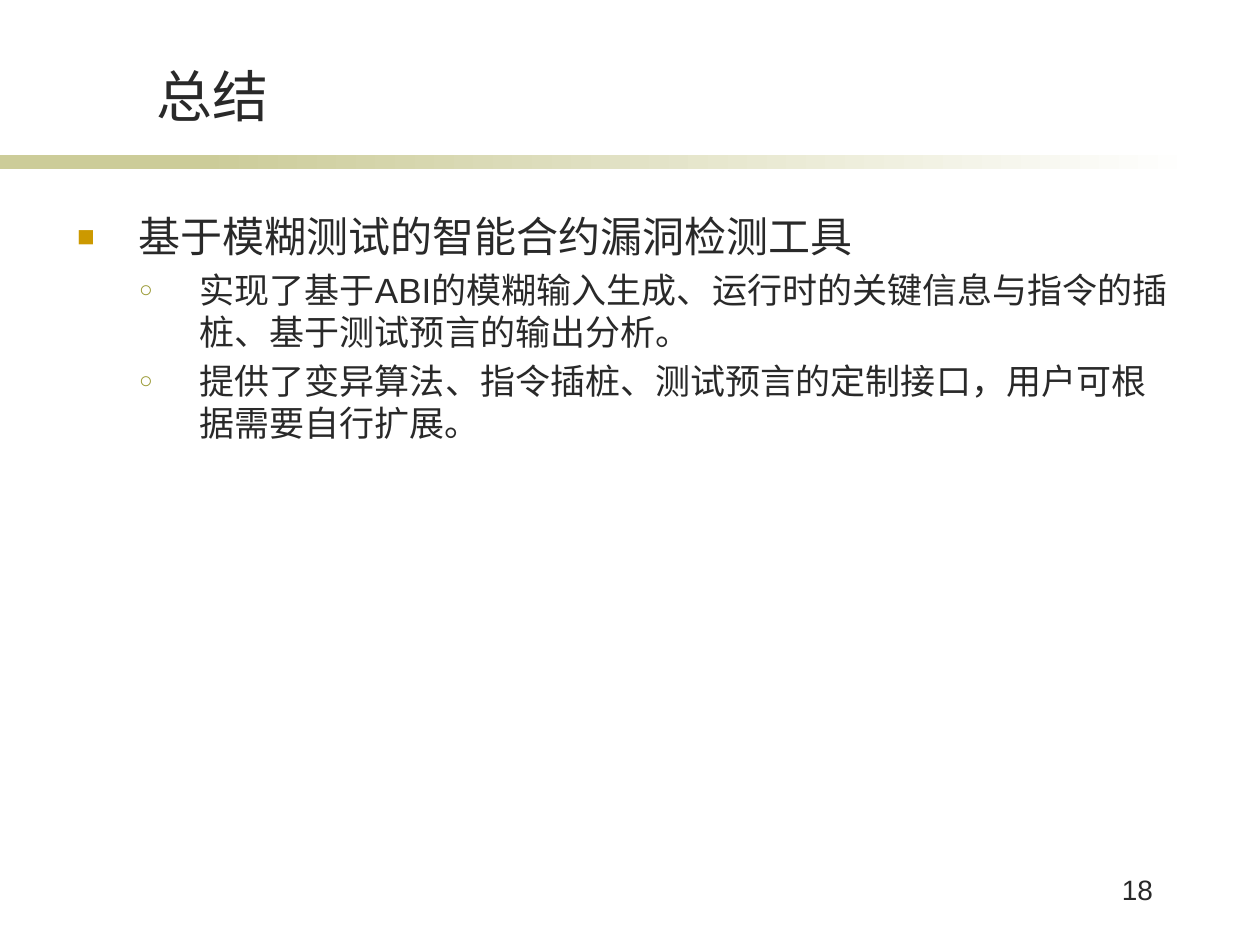
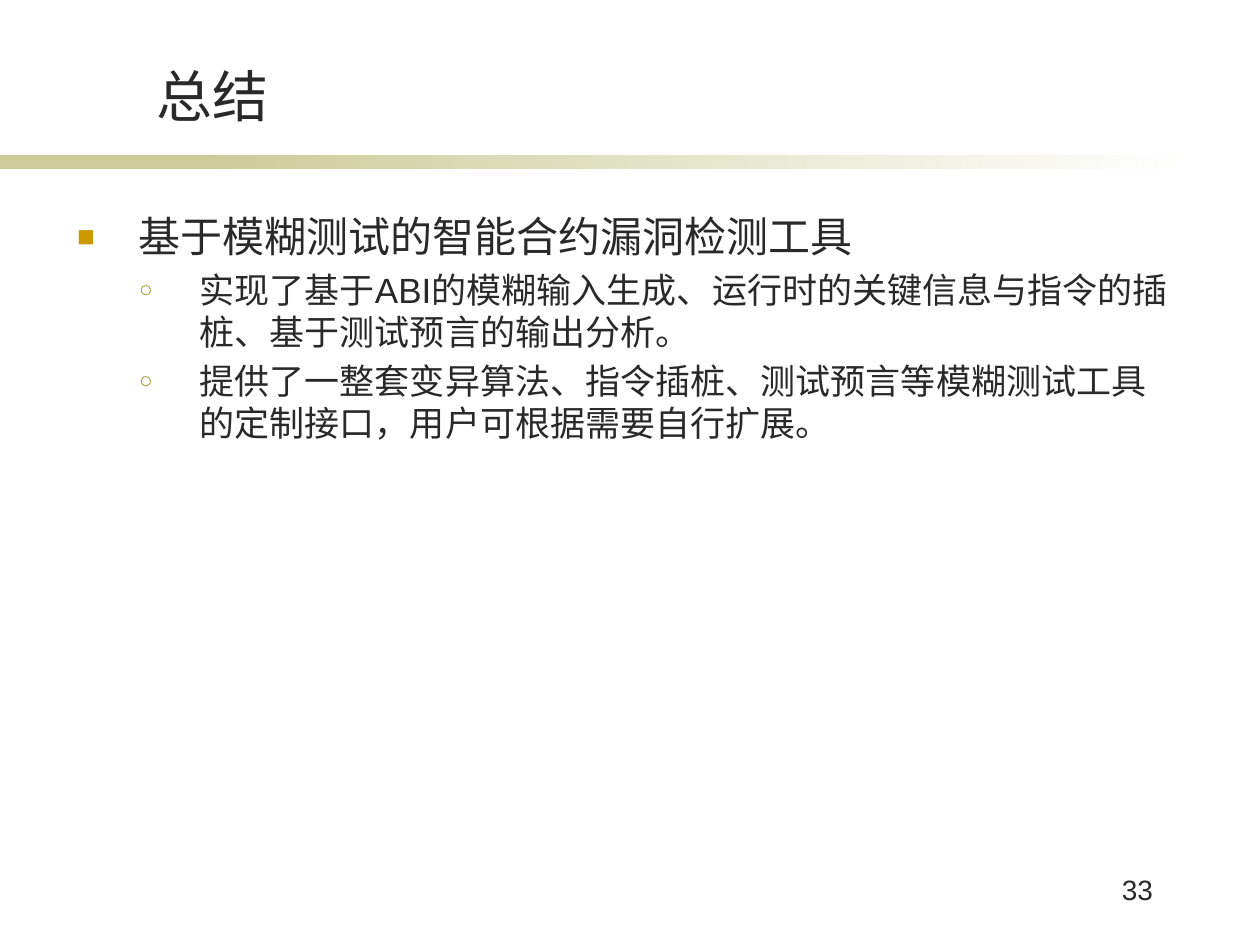
Before and after one commit to Chirachiino/ChainHacker, a slide deck: slide 33 of pre.pptx (slide 18 before the commit). Drawn at 1260x945 pixels with LibreOffice and Linux fonts; fonts in the diff are those of the drawing; background and template pictures are left out. Boxes give left, top, right and bottom in pixels: in the first picture for what was removed or moved away, otherwise in the second. Text is boxed around its words. In the diff, an @@ line names an element or a change of style, - is before the commit and + after.

```diff
--- a/pre.pptx
+++ b/pre.pptx
@@ text at bbox=[200, 364, 1147, 440]: text changed @@
-  ○ 提供了变异算法、指令插桩、测试预言的定制接口，用户可根据需要自行扩展。
+  ○ 提供了一整套变异算法、指令插桩、测试预言等模糊测试工具的定制接口，用户可根据需要自行扩展。
@@ page number at bbox=[1122, 880, 1153, 901]: text changed @@
-18
+33
```
Also in this commit, not shown: 11 other slides changed, 17 slides added, 2 slides removed, 9 other files.
